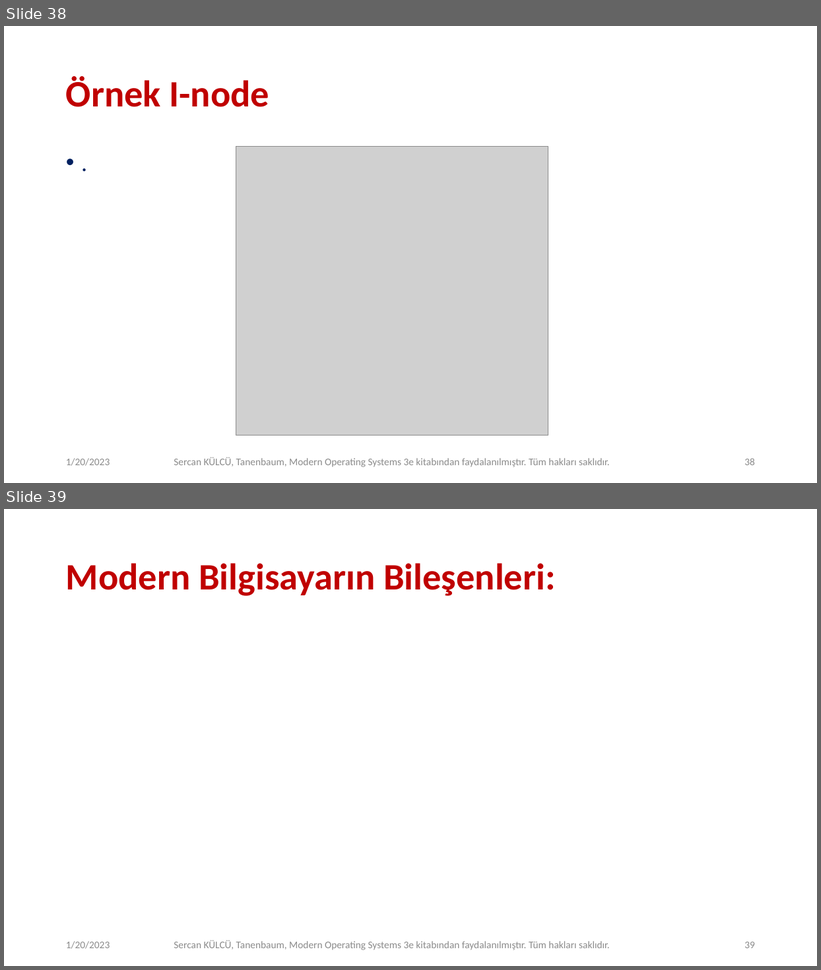
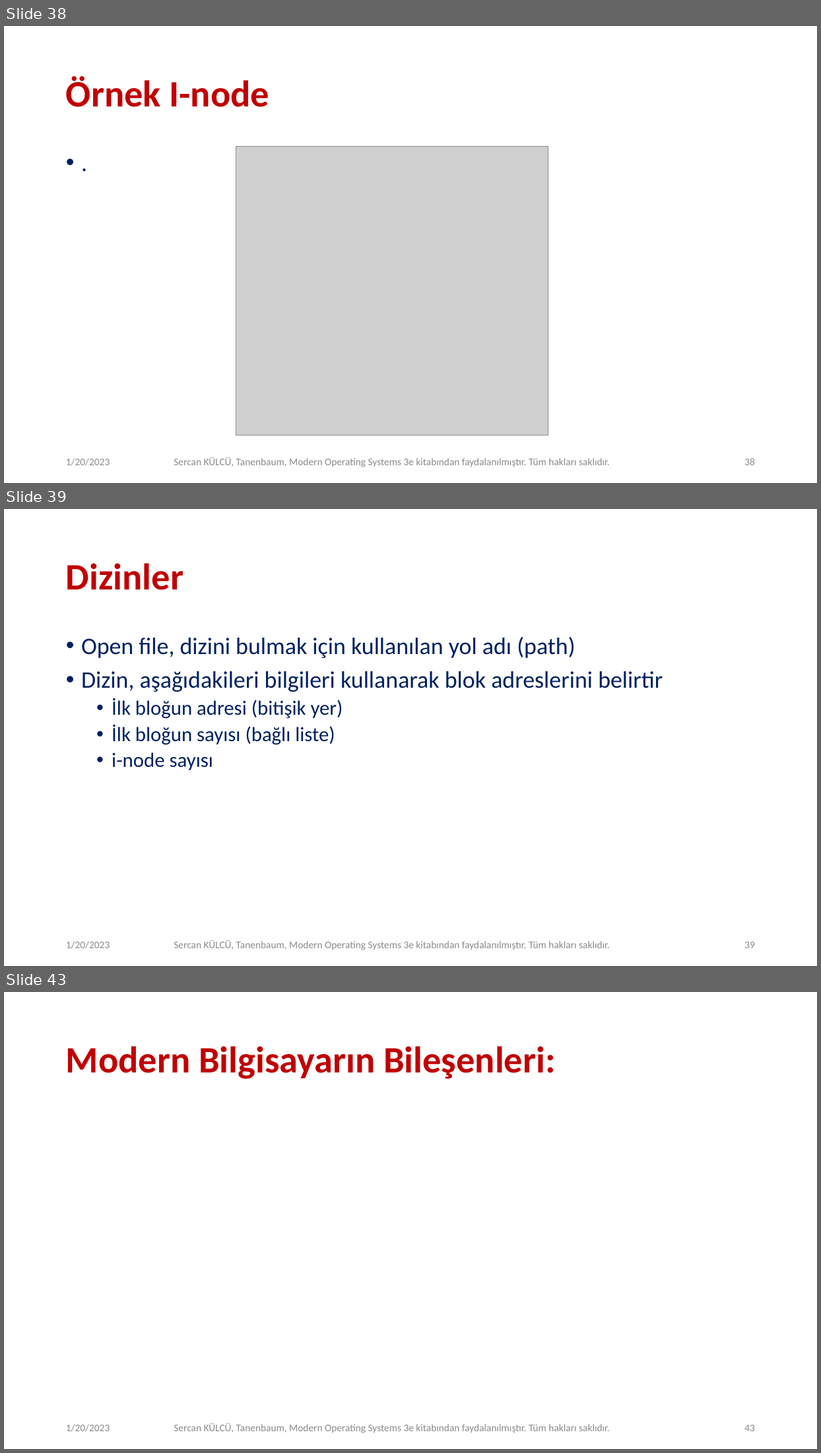
Before and after one commit to sercankulcu/sercankulcu.github.io, a slide deck: files/os/4_Bolum_4_Dosya.pptx. Shown one above the other, each under a label of ours: slides 38 and 39 before the commit, slides 38, 39 and 43 after it; the slides between them are not shown. The pictures are 821x970 and 821x1453 pixels, drawn with LibreOffice and Linux fonts; fonts in the diff are those of the drawing; grey boxes stand for pictures. Boxes give left, top, right and bottom in pixels: in the first picture for what was removed or moved away, otherwise in the second. Text is boxed around its words. In the diff, an @@ line names an element or a change of style, - is before the commit and + after.

```diff
--- a/files/os/4_Bolum_4_Dosya.pptx
+++ b/files/os/4_Bolum_4_Dosya.pptx
@@ slide 39 added at box(4, 509, 817, 966), background #FFFFFF @@
@@ title added at box(66, 563, 184, 590), 44 pt, text #C00000, bold @@
+Dizinler
@@ text added at box(81, 637, 663, 770), 28 pt, text #002060 @@
+• Open file, dizini bulmak için kullanılan yol adı (path)
+• Dizin, aşağıdakileri bilgileri kullanarak blok adreslerini belirtir
+  • İlk bloğun adresi (bitişik yer)
+  • İlk bloğun sayısı (bağlı liste)
+  • i-node sayısı
@@ text added at box(66, 941, 110, 949), 12 pt, text #8C8C8C @@
+1/20/2023
@@ text added at box(174, 941, 610, 951), 12 pt, text #8C8C8C @@
+Sercan KÜLCÜ, Tanenbaum, Modern Operating Systems 3e kitabından faydalanılmıştır. Tüm hakları saklıdır.
@@ page number added at box(745, 942, 755, 949), 12 pt, text #8C8C8C @@
+39
@@ what was slide 39 is now slide 43 @@
@@ page number at box(745, 1425, 755, 1432): text changed @@
-39
+43
```
Also in this commit, not shown: 8 other slides added, 1 other file.
